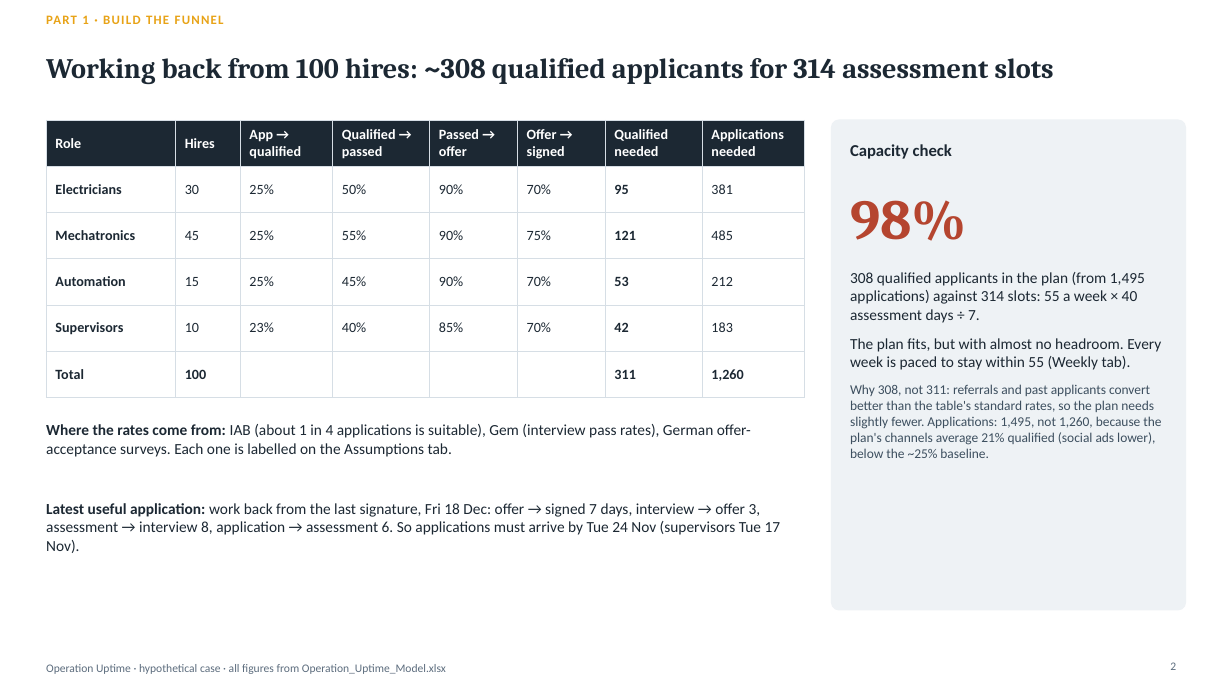
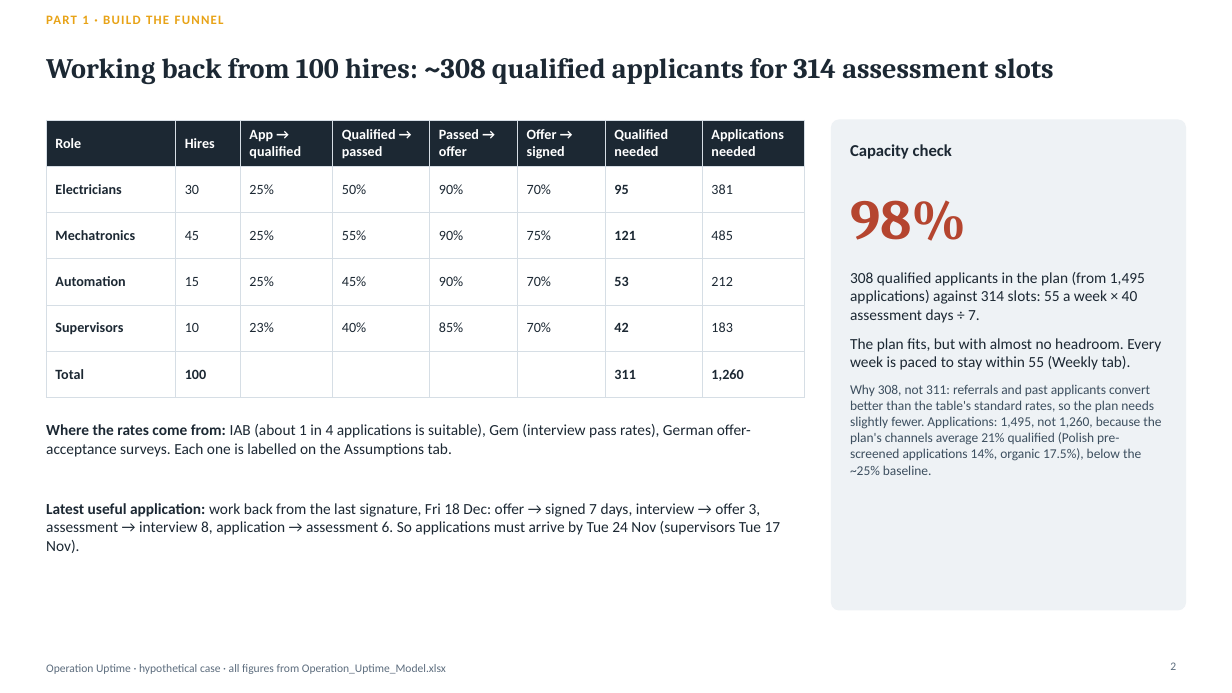
Before and after one commit to Anurag160596/haystack, a slide deck: slide 2 of operation_uptime/Operation_Uptime_Deck.pptx. Drawn at 1232x693 pixels with LibreOffice and Linux fonts; fonts in the diff are those of the drawing. Boxes give left, top, right and bottom in pixels: in the first picture for what was removed or moved away, otherwise in the second. Text is boxed around its words. In the diff, an @@ line names an element or a change of style, - is before the commit and + after.

```diff
--- a/operation_uptime/Operation_Uptime_Deck.pptx
+++ b/operation_uptime/Operation_Uptime_Deck.pptx
@@ text at [850,384,1161,475]: text changed @@
-Why 308, not 311: referrals and past applicants convert better than the table's standard rates, so the plan needs slightly fewer. Applications: 1,495, not 1,260, because the plan's channels average 21% qualified (social ads lower), below the ~25% baseline.
+Why 308, not 311: referrals and past applicants convert better than the table's standard rates, so the plan needs slightly fewer. Applications: 1,495, not 1,260, because the plan's channels average 21% qualified (Polish pre-screened applications 14%, organic 17.5%), below the ~25% baseline.
```
Also in this commit, not shown: 1 other slide changed, 1 other file.
